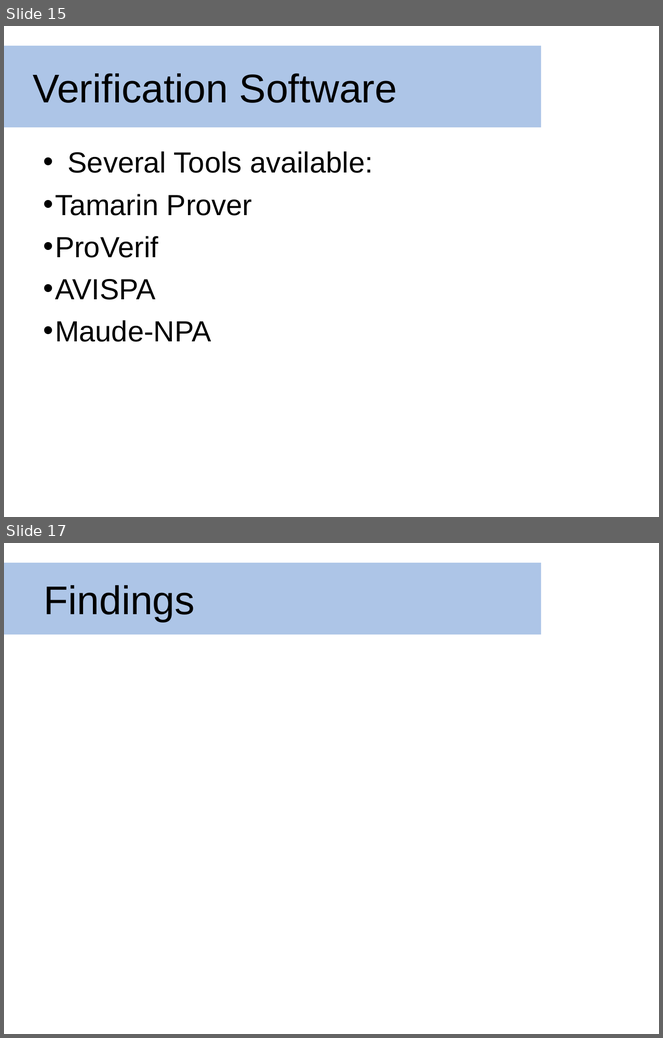
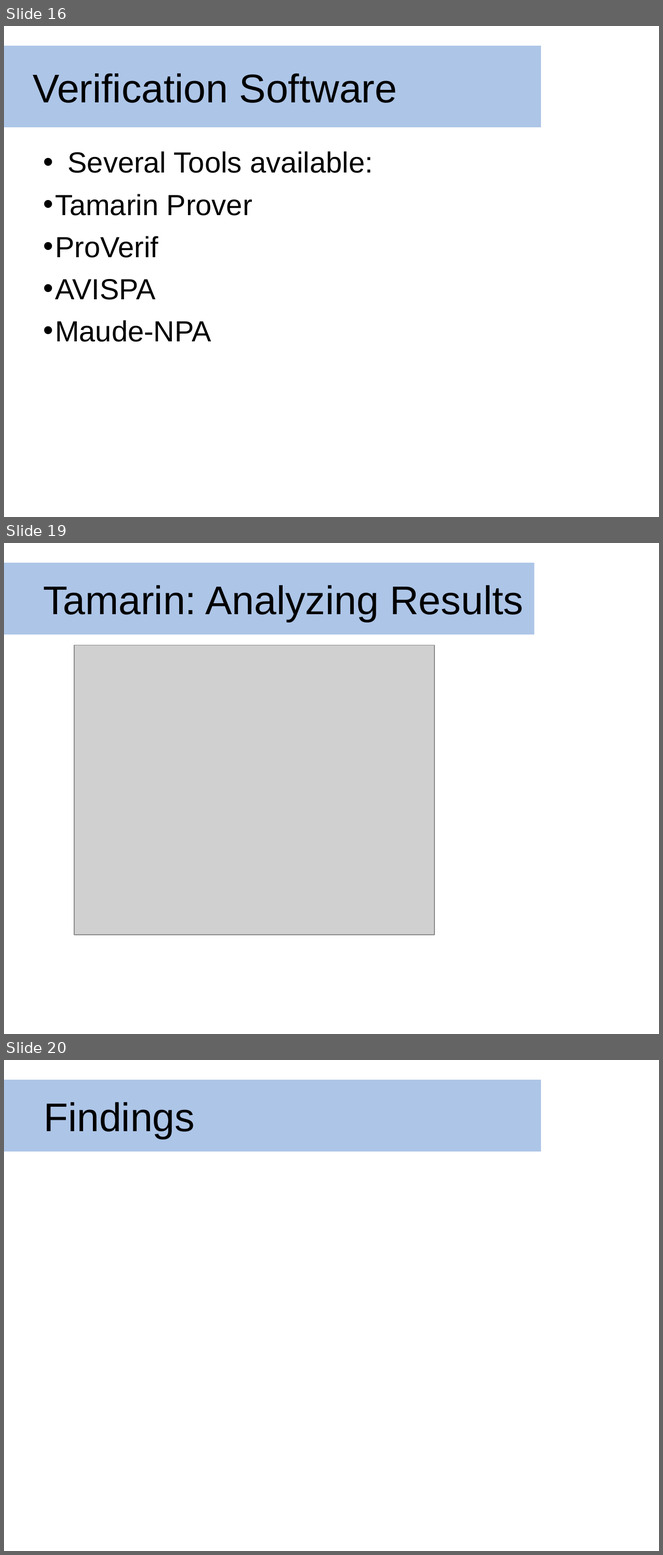
Before and after one commit to dmclayton/5g-security, a slide deck: ppt/5gakaPpt.pptx. Shown one above the other, each under a label of ours: slides 15 and 17 before the commit, slides 16, 19 and 20 after it; the slides between them are not shown. The pictures are 663x1038 and 663x1555 pixels, drawn with LibreOffice and Linux fonts; fonts in the diff are those of the drawing; grey boxes stand for pictures; background and template pictures are left out. Boxes give left, top, right and bottom in pixels: in the first picture for what was removed or moved away, otherwise in the second. Text is boxed around its words. In the diff, an @@ line names an element or a change of style, - is before the commit and + after.

```diff
--- a/ppt/5gakaPpt.pptx
+++ b/ppt/5gakaPpt.pptx
@@ slide 19 added at (x1=4, y1=543, x2=659, y2=1034), background picture (left out) @@
@@ rectangle added at (x1=4, y1=563, x2=535, y2=635), fill #ADC5E7, 44 pt, text #000000 @@
+Tamarin: Analyzing Results
@@ picture added at (x1=74, y1=645, x2=435, y2=935) @@
@@ what was slide 15 is now slide 16 @@
@@ what was slide 17 is now slide 20 @@
```
Also in this commit, not shown: 6 slides changed, 2 other slides added, 2 other files.
